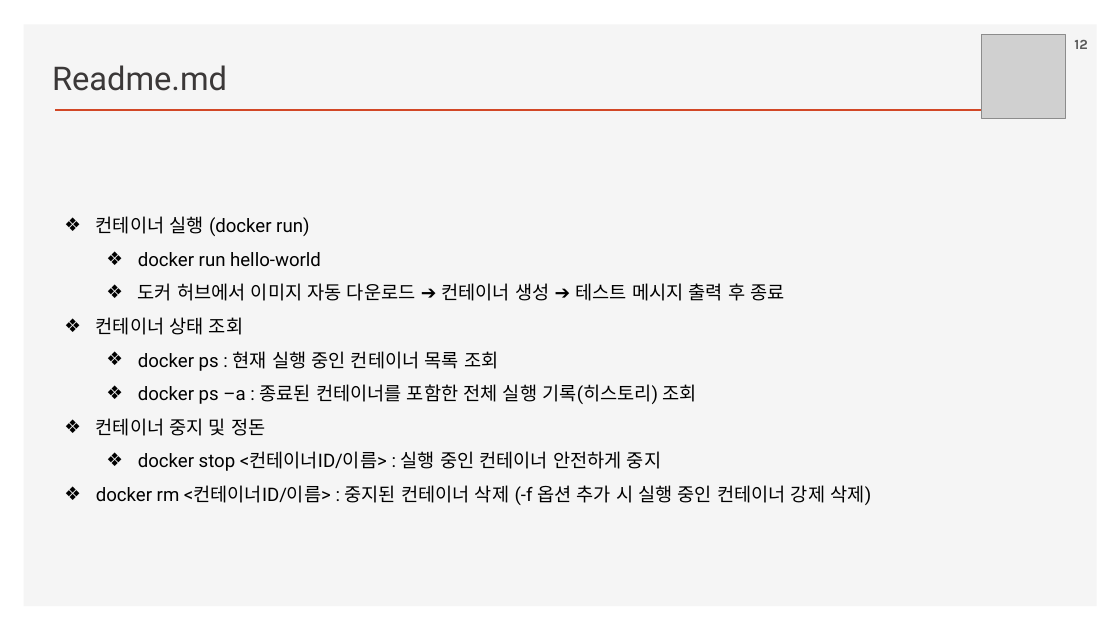
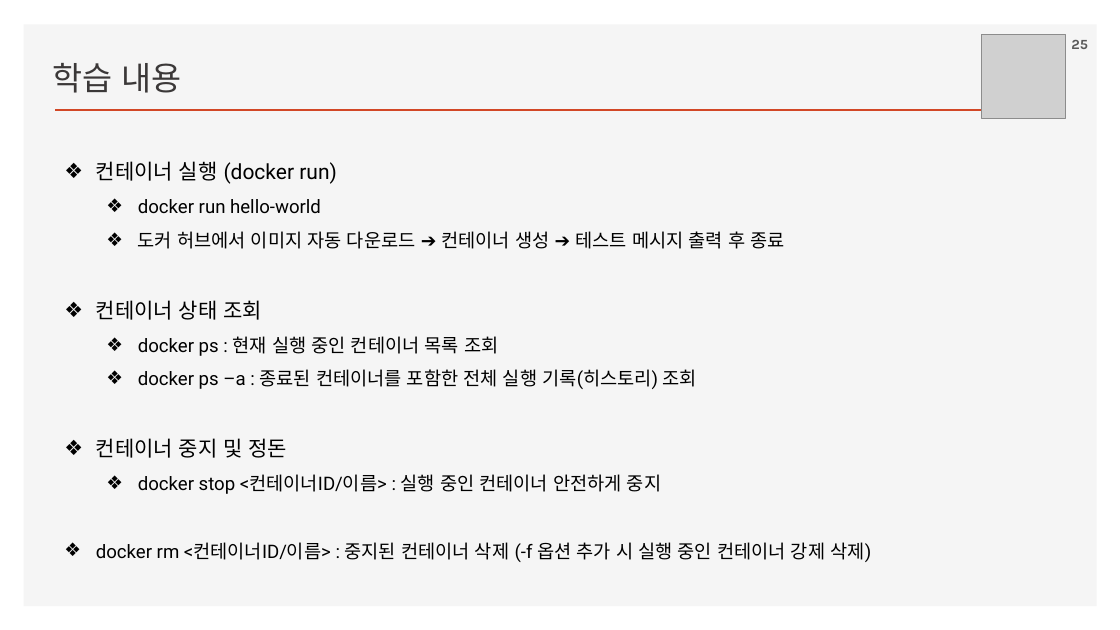
Before and after one commit to ancestor9/2026_Fall_AI-Workflow, a slide deck: slide 25 of PPTs/App Deployment.pptx (slide 12 before the commit). Drawn at 1120x630 pixels with LibreOffice and Linux fonts; fonts in the diff are those of the drawing; grey boxes stand for pictures; background and template pictures are left out. Boxes give left, top, right and bottom in pixels: in the first picture for what was removed or moved away, otherwise in the second. Text is boxed around its words. In the diff, an @@ line names an element or a change of style, - is before the commit and + after.

```diff
--- a/PPTs/App Deployment.pptx
+++ b/PPTs/App Deployment.pptx
@@ page number at [1071, 40, 1088, 49]: text changed @@
-12
+25
@@ text at [52, 63, 181, 93]: text changed @@
-Readme.md
+학습 내용
@@ text "컨테이너 실행 (docker run)": place and size @@
-text "컨테이너 실행 (docker run)" at [96, 216, 871, 505]
+text "컨테이너 실행 (docker run)" at [96, 161, 871, 562]
@@ text at [96, 161, 337, 458]: size 16 to 18 pt in "컨테이너 실행 (docker run)", "컨테이너 상태 조회", "컨테이너 중지 및 정돈" @@
```
Also in this commit, not shown: 6 other slides changed, 18 slides added.
